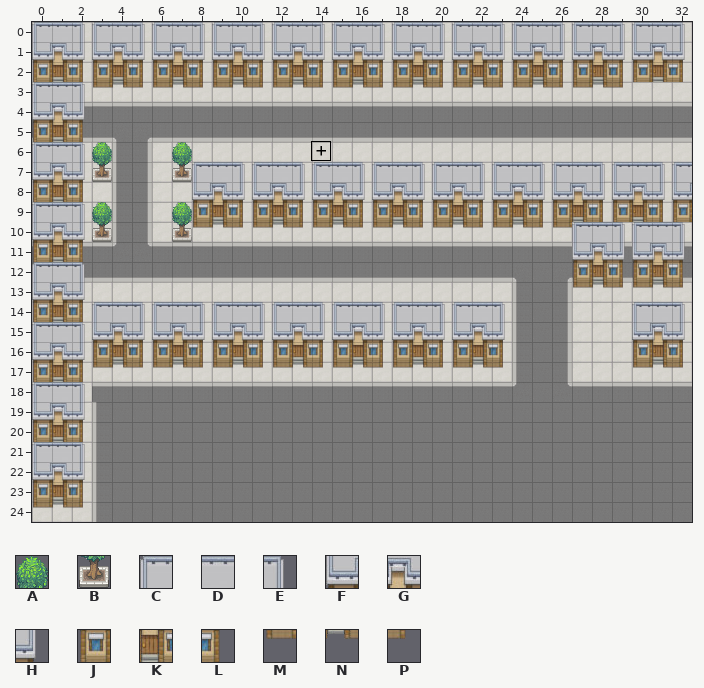
One commit to this Tiled map (JSON): src/assets/maps/towerDefenseMap.json. Above, as it was before the edit.
Cells are 32x32 px. Shown: x 0..32, y 0..24.
Key: from "assetTowerDefenseMap": A 80, B 100, C 120, D 121, E 122, F 140, G 141, H 142, J 160, K 161, L 162, M 180, N 181, P 182.
_ is an empty cell.
Layers that did not change in this view are not listed.
Layer "Layer3" before, first column x 0:
 0 CDECDECDECDECDECDECDECDECDECDECDE
 1 FGHFGHFGHFGHFGHFGHFGHFGHFGHFGHFGH
 2 JKLJKLJKLJKLJKLJKLJKLJKLJKLJKLJKL
 3 CDEMNPMNPMNPMNPMNPMNPMNPMNPMNP___
 4 FGH______________________________
 5 JKL______________________________
 6 CDEA___A_________________________
 7 FGH_____CDECDECDECDECDECDECDECDEC
 8 JKL_____FGHFGHFGHFGHFGHFGHFGHFGHF
 9 CDEA___AJKLJKLJKLJKLJKLJKLJKLJKLJ
10 FGH_____MNPMNPMNPMNPMNPMNPMCDECDE
11 JKL________________________FGHFGH
12 CDE________________________JKLJKL
13 FGH________________________MNPMNP
14 JKLCDECDECDECDECDECDECDE______CDE
15 CDEFGHFGHFGHFGHFGHFGHFGH______FGH
16 FGHJKLJKLJKLJKLJKLJKLJKL______JKL
17 JKLMNPMNPMNPMNPMNPMNPMNP______MNP
18 CDE______________________________
19 FGH______________________________
20 JKL______________________________
21 CDE______________________________
22 FGH______________________________
23 JKL______________________________
24 MNP______________________________
Now the later version:
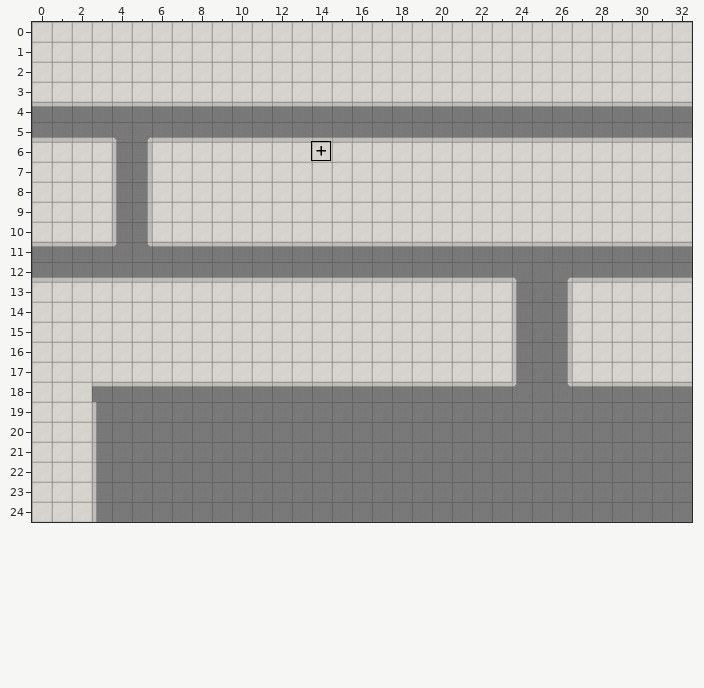
Diff:
Layer "Layer2":
y 7: x 3 B -> _; x 7 B -> _
y 10: x 3 B -> _; x 7 B -> _
Layer "Layer3":
y 0: x 0..32 CDECDECDECDECDECDECDECDECDECDECDE -> _________________________________
y 1: x 0..32 FGHFGHFGHFGHFGHFGHFGHFGHFGHFGHFGH -> _________________________________
y 2: x 0..32 JKLJKLJKLJKLJKLJKLJKLJKLJKLJKLJKL -> _________________________________
y 3: x 0..29 CDEMNPMNPMNPMNPMNPMNPMNPMNPMNP -> ______________________________
y 4: x 0..2 FGH -> ___
y 5: x 0..2 JKL -> ___
y 6: x 0..3 CDEA -> ____; x 7 A -> _
y 7: x 0..2 FGH -> ___; x 8..32 CDECDECDECDECDECDECDECDEC -> _________________________
y 8: x 0..2 JKL -> ___; x 8..32 FGHFGHFGHFGHFGHFGHFGHFGHF -> _________________________
y 9: x 0..3 CDEA -> ____; x 7..32 AJKLJKLJKLJKLJKLJKLJKLJKLJ -> __________________________
y 10: x 0..2 FGH -> ___; x 8..32 MNPMNPMNPMNPMNPMNPMCDECDE -> _________________________
y 11: x 0..2 JKL -> ___; x 27..32 FGHFGH -> ______
y 12: x 0..2 CDE -> ___; x 27..32 JKLJKL -> ______
y 13: x 0..2 FGH -> ___; x 27..32 MNPMNP -> ______
y 14: x 0..23 JKLCDECDECDECDECDECDECDE -> ________________________; x 30..32 CDE -> ___
y 15: x 0..23 CDEFGHFGHFGHFGHFGHFGHFGH -> ________________________; x 30..32 FGH -> ___
y 16: x 0..23 FGHJKLJKLJKLJKLJKLJKLJKL -> ________________________; x 30..32 JKL -> ___
y 17: x 0..23 JKLMNPMNPMNPMNPMNPMNPMNP -> ________________________; x 30..32 MNP -> ___
y 18: x 0..2 CDE -> ___
y 19: x 0..2 FGH -> ___
y 20: x 0..2 JKL -> ___
y 21: x 0..2 CDE -> ___
y 22: x 0..2 FGH -> ___
y 23: x 0..2 JKL -> ___
y 24: x 0..2 MNP -> ___
Changed places in both pictures, as pixel boxes (x1, y1, x2, y2):
removed: (32, 22, 692, 508)
